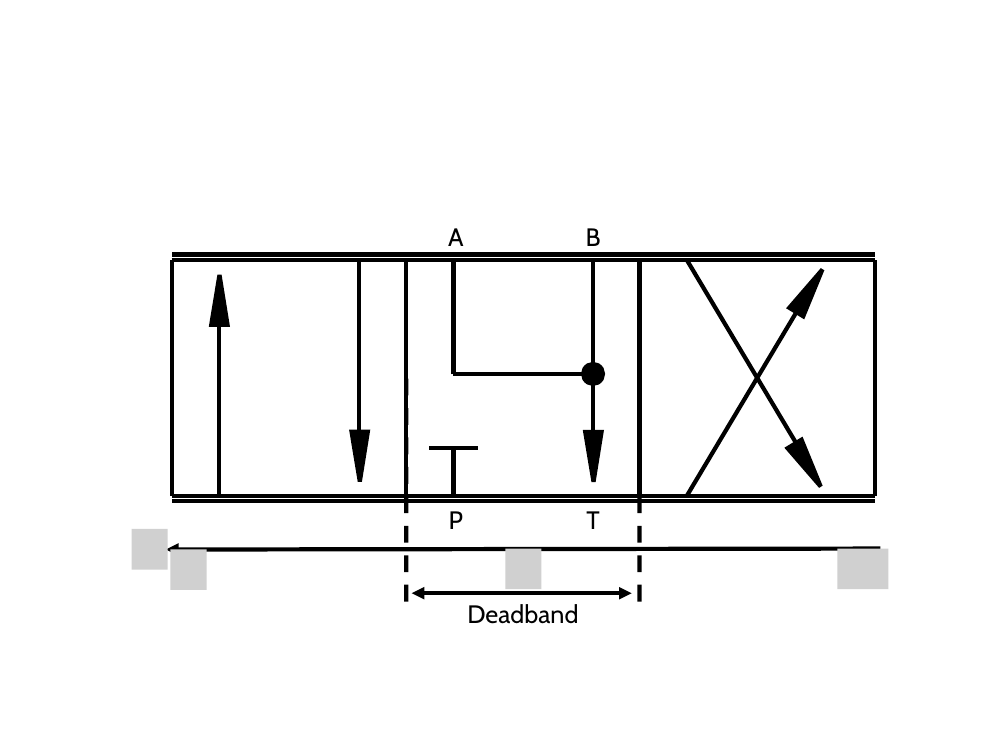
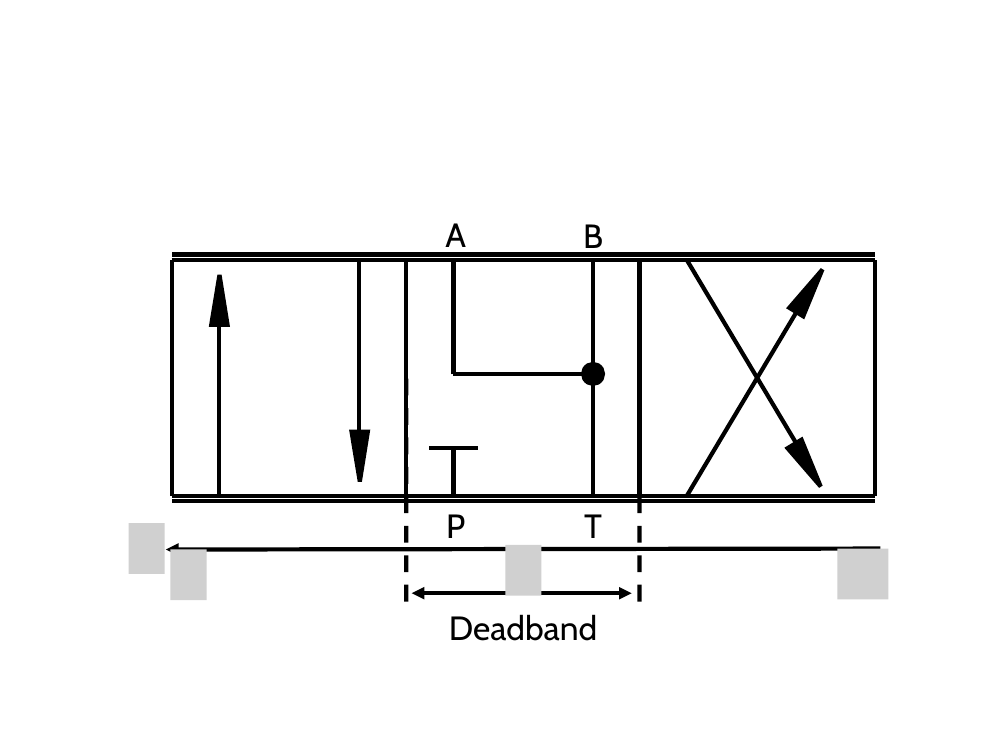
Before and after one commit to emilah-png/Bachelor, a slide deck: slide 2 of Presentasjoner for rapport/DCV, opening area to control signal.pptx. Drawn at 1008x756 pixels with LibreOffice and Linux fonts; fonts in the diff are those of the drawing; grey boxes stand for pictures. Boxes give left, top, right and bottom in pixels: in the first picture for what was removed or moved away, otherwise in the second. Text is boxed around its words. In the diff, an @@ line names an element or a change of style, - is before the commit and + after.

```diff
--- a/Presentasjoner for rapport/DCV, opening area to control signal.pptx
+++ b/Presentasjoner for rapport/DCV, opening area to control signal.pptx
@@ line moved from (593, 444) - (593, 329) to (593, 494) - (593, 329) @@
@@ triangle removed at [586, 432, 602, 483] @@
@@ picture: place and size @@
-picture at [132, 529, 168, 570]
+picture at [129, 523, 165, 574]
@@ picture: place and size @@
-picture at [170, 549, 207, 590]
+picture at [170, 549, 207, 600]
@@ picture: place and size @@
-picture at [505, 548, 541, 589]
+picture at [505, 545, 541, 596]
@@ picture: place and size @@
-picture at [838, 548, 889, 589]
+picture at [838, 548, 889, 599]
@@ size 18 to 24 pt in 5 elements at [583, 224, 603, 256], [445, 223, 466, 255], [584, 514, 602, 538], [446, 514, 465, 538], [449, 614, 597, 641] @@
@@ text "Deadband": place and size @@
-text "Deadband" at [467, 604, 578, 624]
+text "Deadband" at [449, 614, 597, 641]
```
Also in this commit, not shown: 18 other files.
